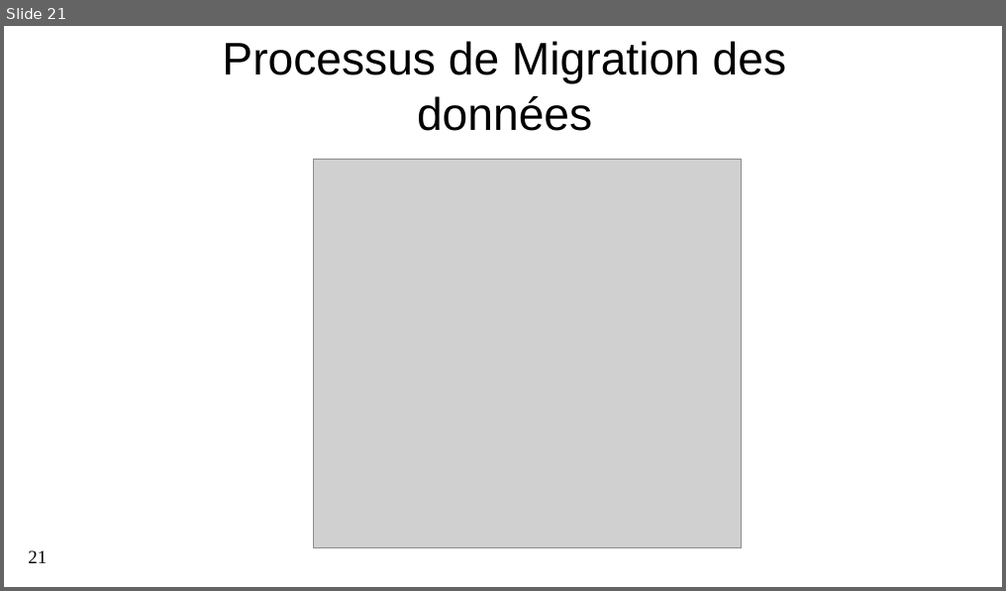
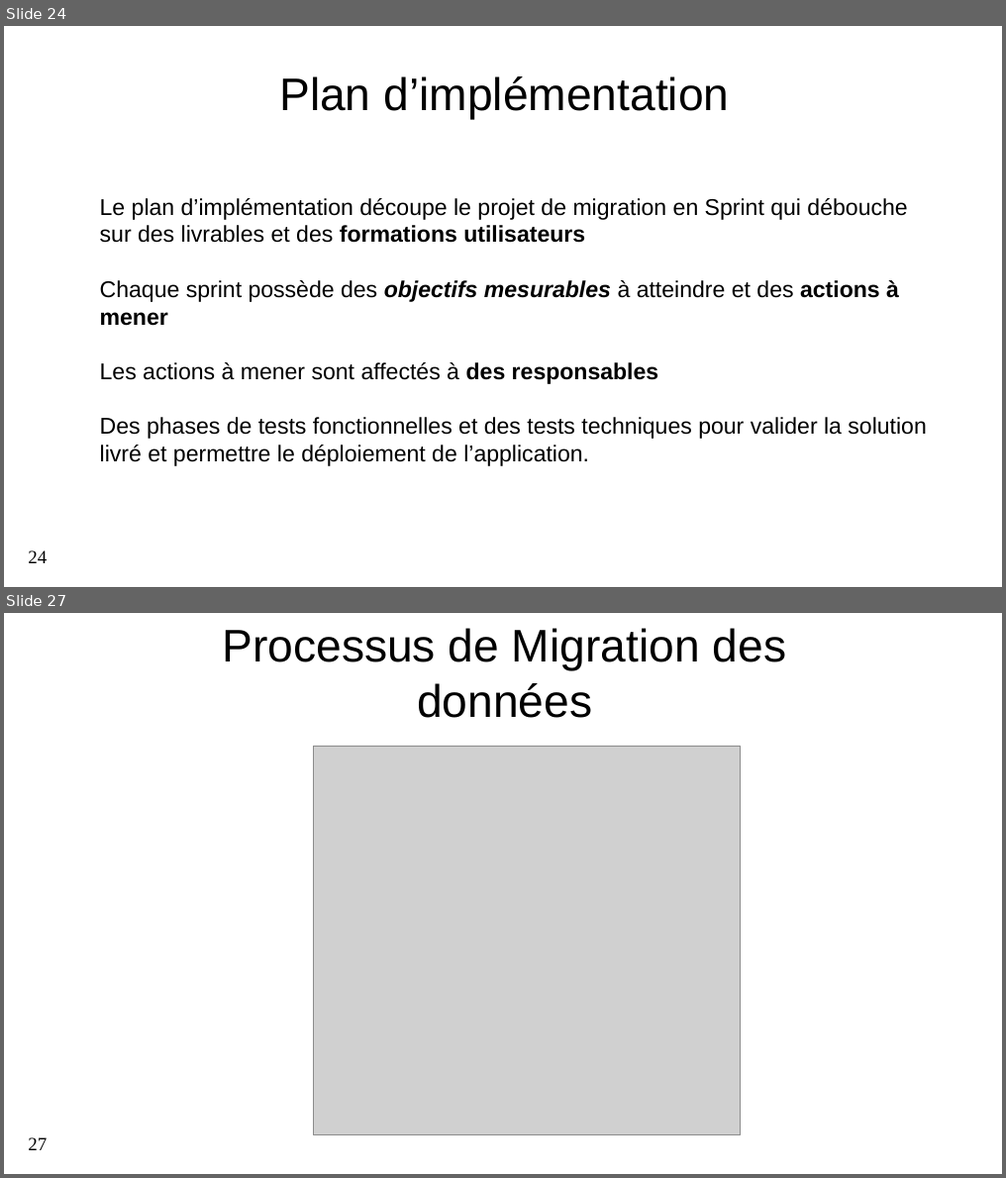
Before and after one commit to Lamessolo/ProjetLeadTech, a slide deck: P4_04_PresentationRecapitulatif.pptx. Shown one above the other, each under a label of ours: slide 21 before the commit, slides 24 and 27 after it; the slides between them are not shown. The pictures are 1006x591 and 1006x1178 pixels, drawn with LibreOffice and Linux fonts; fonts in the diff are those of the drawing; grey boxes stand for pictures; background and template pictures are left out. Boxes give left, top, right and bottom in pixels: in the first picture for what was removed or moved away, otherwise in the second. Text is boxed around its words. In the diff, an @@ line names an element or a change of style, - is before the commit and + after.

```diff
--- a/P4_04_PresentationRecapitulatif.pptx
+++ b/P4_04_PresentationRecapitulatif.pptx
@@ slide 24 added at <box>4,26,1002,587</box>, background #FFFFFF; not listed: 1 template element that a slide beside it also shows @@
@@ text added at <box>279,76,729,119</box>, 44 pt, text #000000 @@
+Plan d’implémentation
@@ text added at <box>100,198,926,467</box>, 22 pt, text #000000 @@
+Le plan d’implémentation découpe le projet de migration en Sprint qui débouche sur des livrables et des formations utilisateurs
+Chaque sprint possède des objectifs mesurables à atteindre et des actions à mener
+Les actions à mener sont affectés à des responsables
+Des phases de tests fonctionnelles et des tests techniques pour valider la solution livré et permettre le déploiement de l’application.
@@ what was slide 21 is now slide 27 @@
@@ page number at <box>28,1138,47,1151</box>: text changed @@
-21
+27
```
Also in this commit, not shown: 10 slides changed, 9 other slides added, 6 slides removed, 5 other files.
